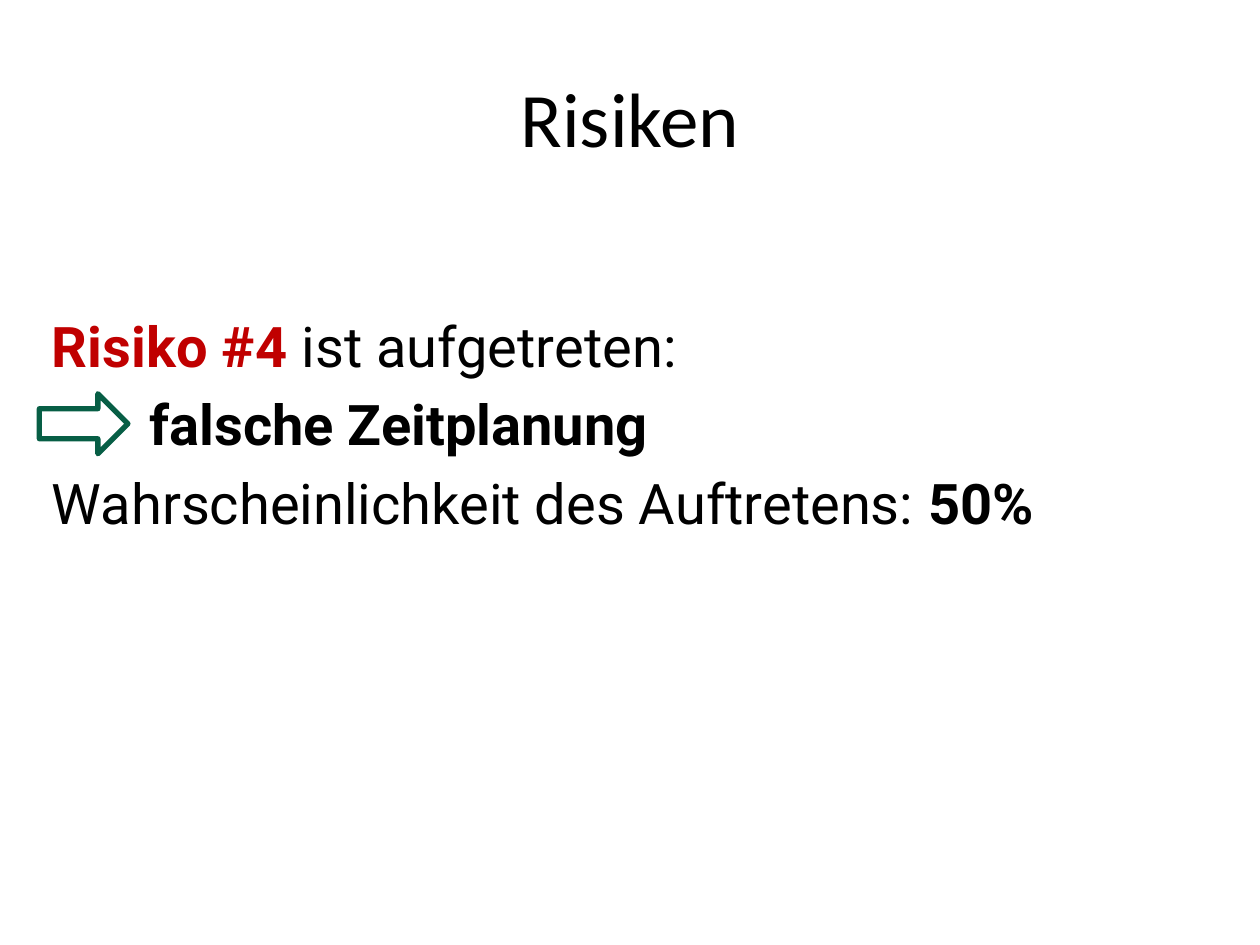
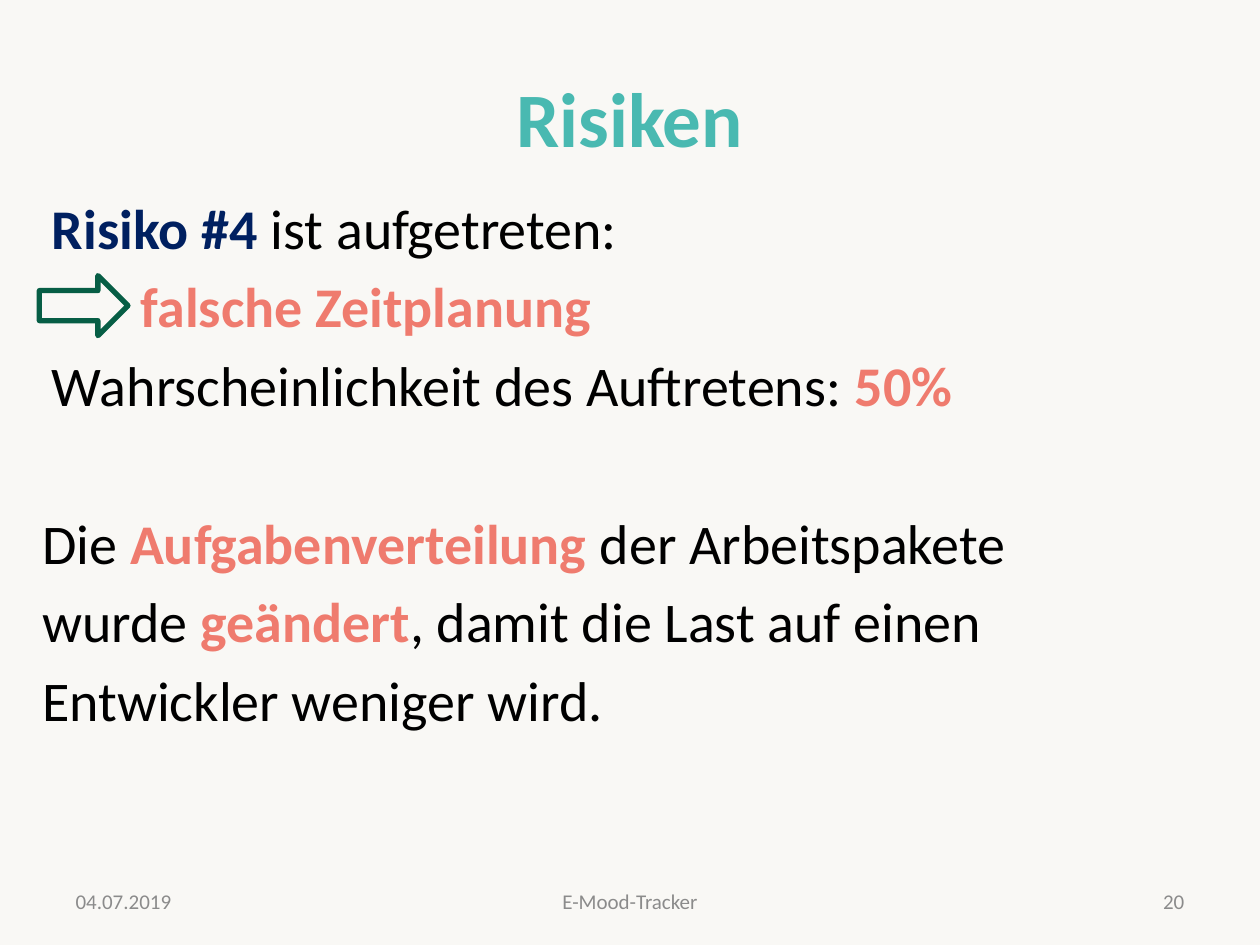
Before and after one commit to valeriapag/E-Mood-Tracker, a slide deck: slide 20 of Doku/endpräsentation-ehalth.pptx (slide 18 before the commit). Drawn at 1260x945 pixels with LibreOffice and Linux fonts; fonts in the diff are those of the drawing. Boxes give left, top, right and bottom in pixels: in the first picture for what was removed or moved away, otherwise in the second. Text is boxed around its words. In the diff, an @@ line names an element or a change of style, - is before the commit and + after.

```diff
--- a/Doku/endpräsentation-ehalth.pptx
+++ b/Doku/endpräsentation-ehalth.pptx
@@ background #FFFFFF to #EEECE1 at 33% opacity @@
@@ title "Risiken" at (516, 93, 743, 148): text colour #000000 to #49B9B1, bold on @@
@@ text "Risiko #4 ist aufgetreten:": place and size @@
-text "Risiko #4 ist aufgetreten:" at (52, 324, 1035, 525)
+text "Risiko #4 ist aufgetreten:" at (52, 209, 953, 407)
@@ text "Risiko #4 ist aufgetreten:" at (52, 209, 953, 407): font Roboto to Calibri; text colour #C00000 to #002060 in "Risiko #4"; text colour #000000 to #EF7B6E in "falsche Zeitplanung", "50%" @@
@@ right arrow: place and size @@
-right arrow at (39, 393, 127, 454)
+right arrow at (39, 276, 127, 336)
@@ text added at (42, 524, 1005, 731), 32 pt, text #000000 @@
+Die Aufgabenverteilung der Arbeitspakete
+wurde geändert, damit die Last auf einen
+Entwickler weniger wird.
@@ text added at (76, 895, 172, 909), 12 pt, text #8C8C8C @@
+04.07.2019
@@ text added at (562, 894, 697, 909), 12 pt, text #8C8C8C @@
+E-Mood-Tracker
@@ page number added at (1163, 895, 1184, 909), 12 pt, text #8C8C8C @@
+20
```
Also in this commit, not shown: 8 other slides changed, 14 slides added, 9 slides removed, 1 other file.
